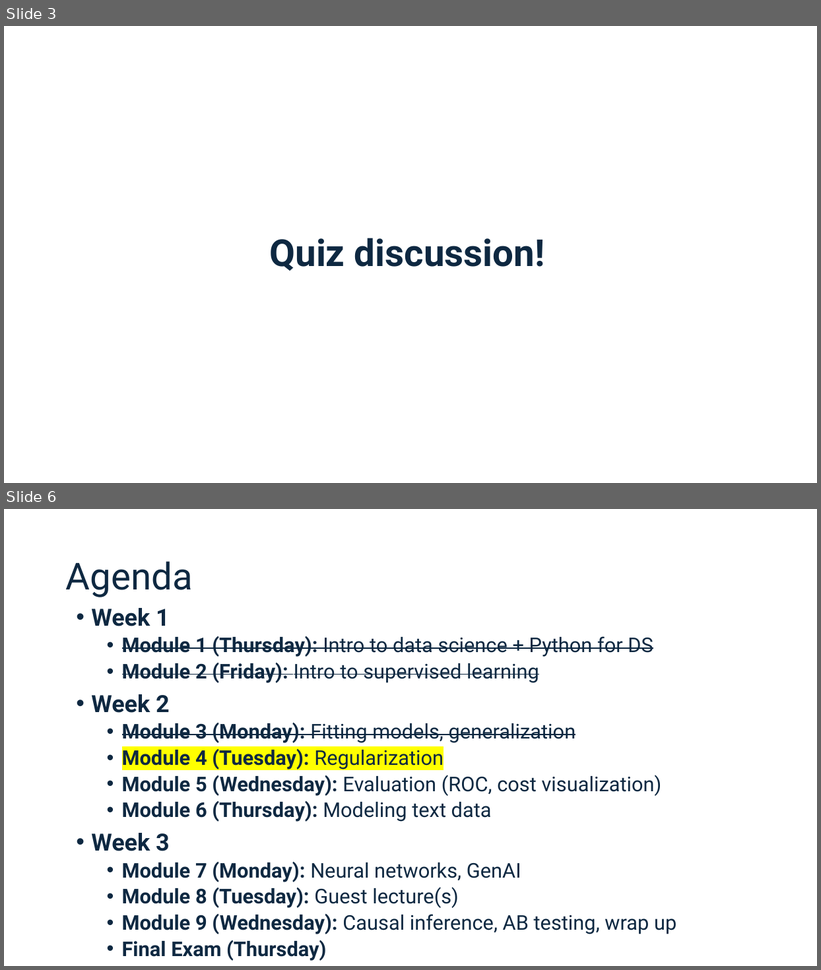
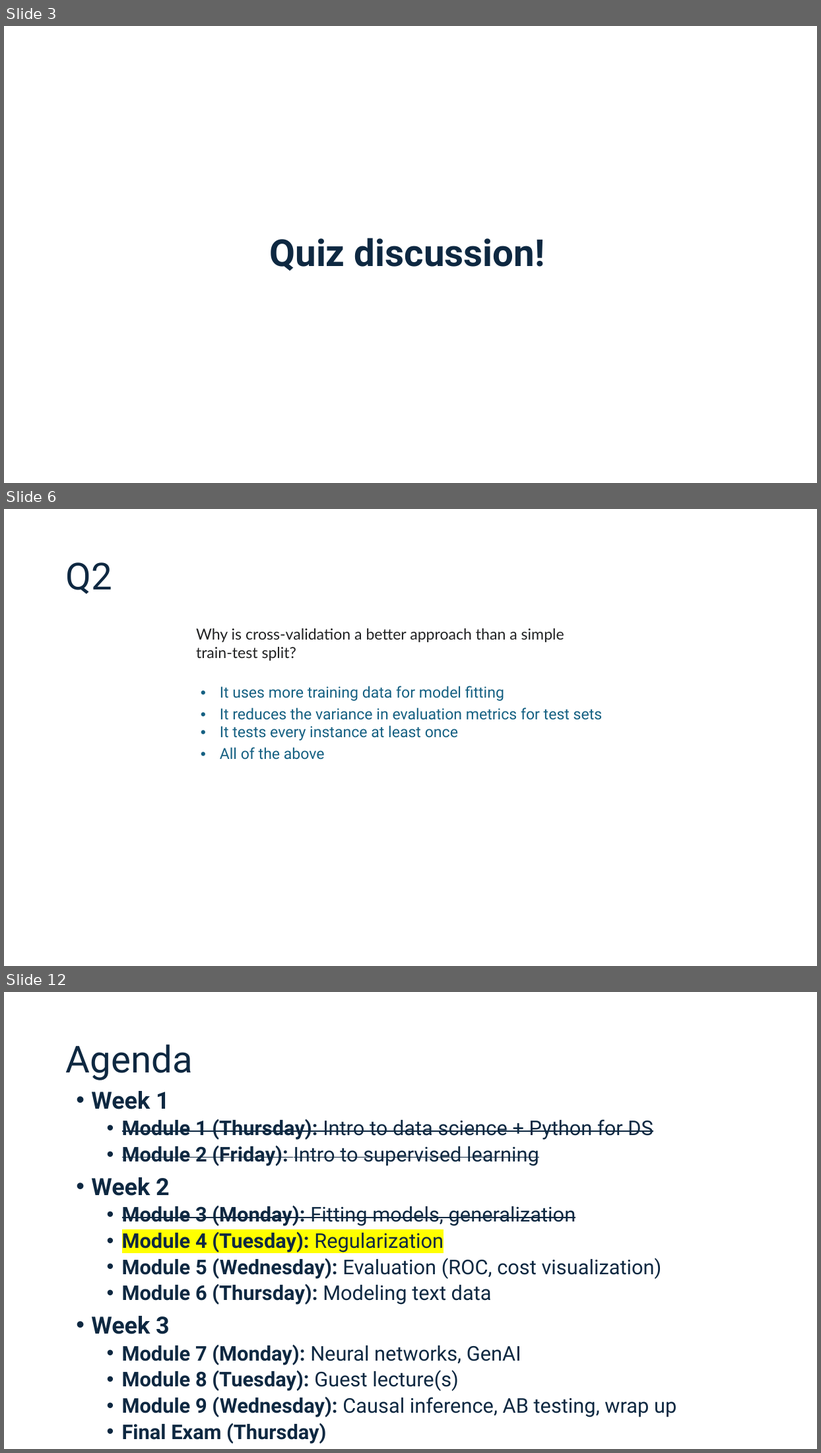
Before and after one commit to connordouglas10/DS-Tech-2025January, a slide deck: Modules/Module4/Slides 4.pptx. Shown one above the other, each under a label of ours: slides 3 and 6 before the commit, slides 3, 6 and 12 after it; the slides between them are not shown. The pictures are 821x970 and 821x1453 pixels, drawn with LibreOffice and Linux fonts; fonts in the diff are those of the drawing. Boxes give left, top, right and bottom in pixels: in the first picture for what was removed or moved away, otherwise in the second. Text is boxed around its words. In the diff, an @@ line names an element or a change of style, - is before the commit and + after.

```diff
--- a/Modules/Module4/Slides 4.pptx
+++ b/Modules/Module4/Slides 4.pptx
@@ slide 6 added at (x1=4, y1=509, x2=817, y2=966), background #FFFFFF @@
@@ title added at (x1=66, y1=562, x2=113, y2=594), 44 pt, text #0E2841 @@
+Q2
@@ text added at (x1=196, y1=628, x2=564, y2=661), 18 pt, text #202122 @@
+Why is cross-validation a better approach than a simple train-test split?
@@ table added at (x1=177, y1=682, x2=638, y2=789), 4 rows, 2 columns @@
+ | It uses more training data for model fitting
+ | It reduces the variance in evaluation metrics for test sets / It tests every instance at least once
+ | All of the above
+ | 
@@ what was slide 6 is now slide 12 @@
```
Also in this commit, not shown: 3 slides changed, 24 other slides added, 2 slides removed, 7 other files.
